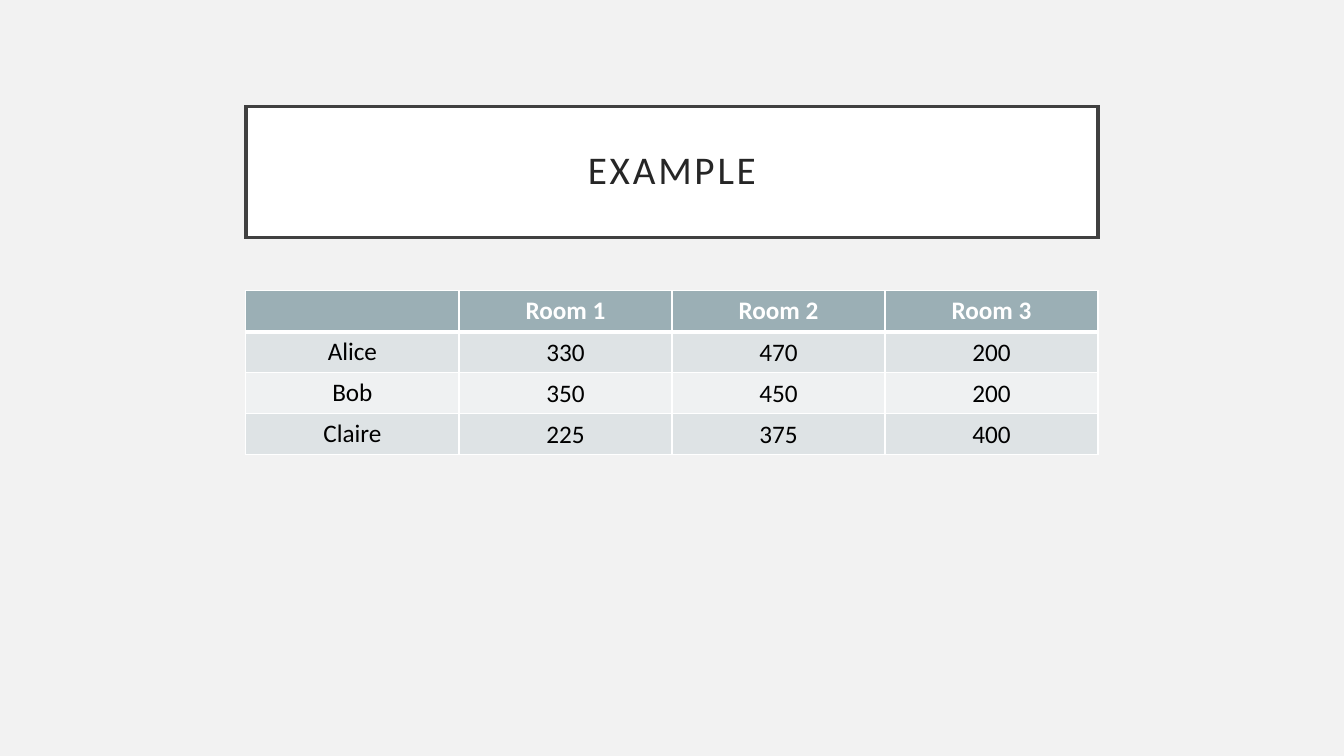
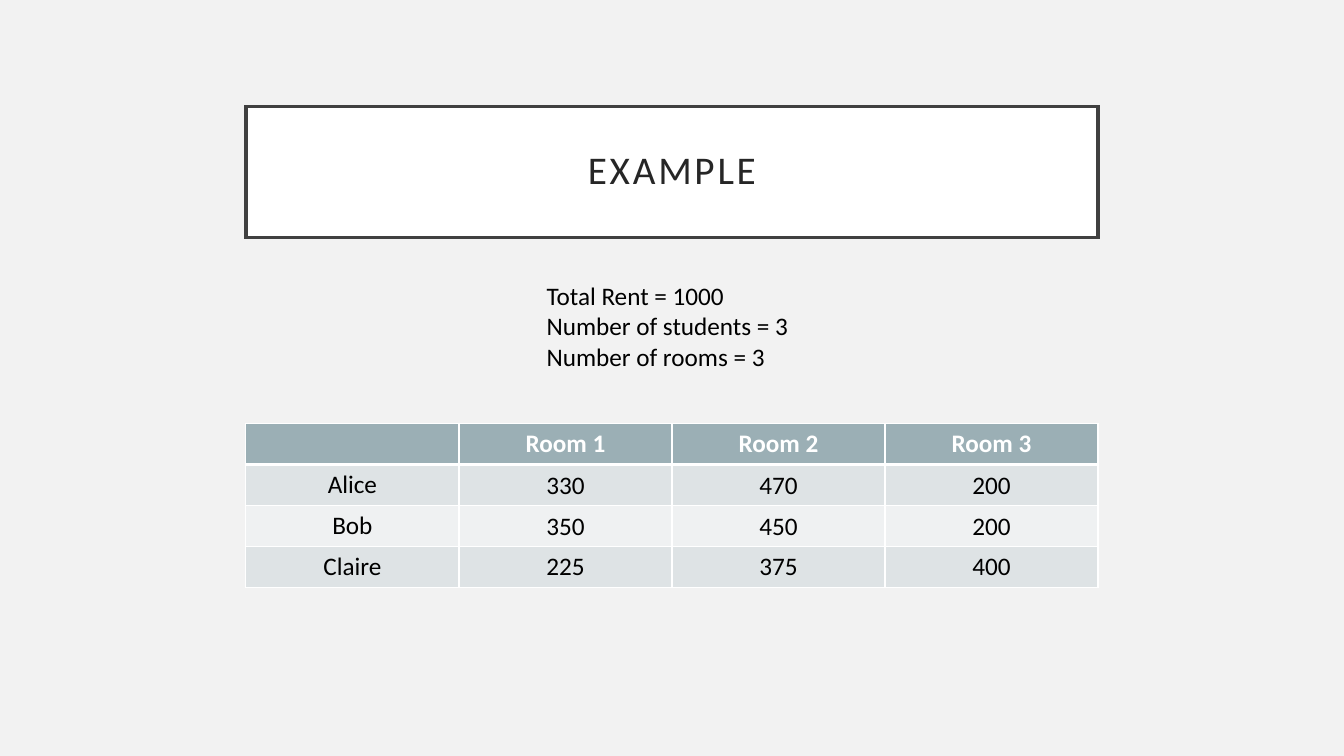
Before and after one commit to tanvinerkar/fair-rent-division, a slide deck: slide 5 of final-ppt.pptx. Drawn at 1344x756 pixels with LibreOffice and Linux fonts; fonts in the diff are those of the drawing. Boxes give left, top, right and bottom in pixels: in the first picture for what was removed or moved away, otherwise in the second. Text is boxed around its words. In the diff, an @@ line names an element or a change of style, - is before the commit and + after.

```diff
--- a/final-ppt.pptx
+++ b/final-ppt.pptx
@@ text added at <box>547,287,788,366</box>, 18 pt, text #000000 @@
+Total Rent = 1000
+Number of students = 3
+Number of rooms = 3
@@ table: place and size @@
-table at <box>246,291,1097,455</box>
+table at <box>246,423,1097,587</box>
```
Also in this commit, not shown: 2 other slides changed, 2 slides added, 2 other files.
